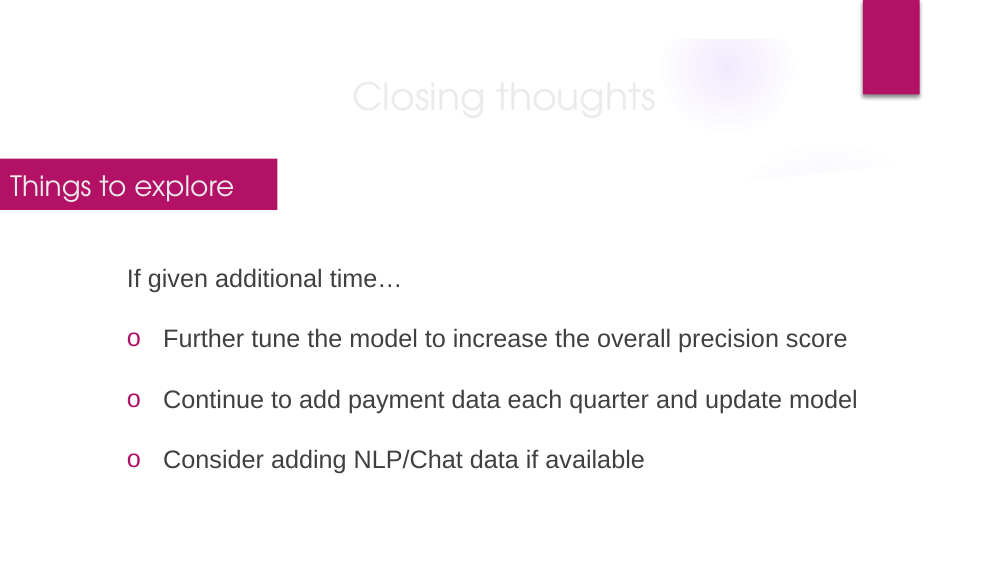
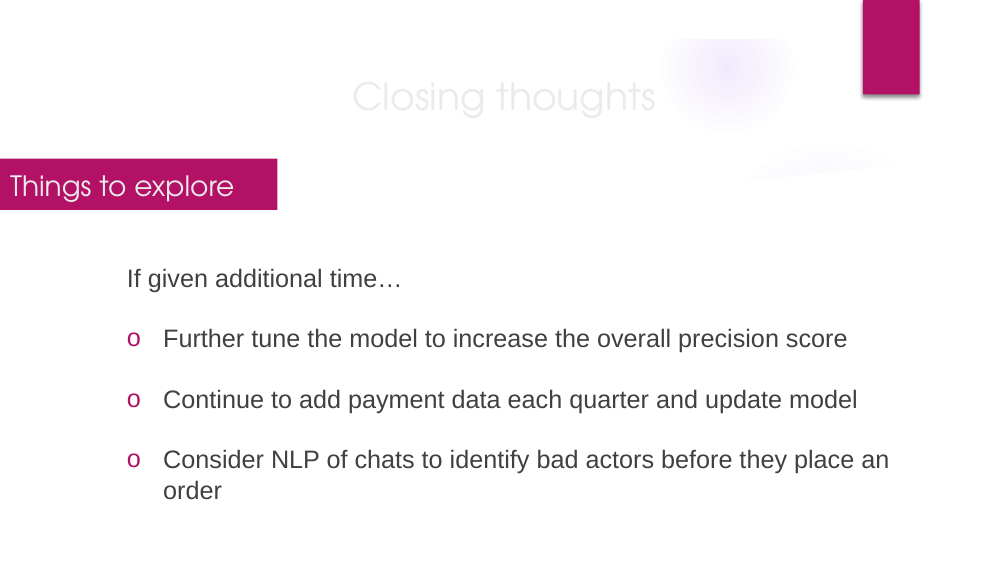
Before and after one commit to AliRampur/FlatIron-Capstone, a slide deck: slide 10 of presentation.pptx. Drawn at 1008x567 pixels with LibreOffice and Linux fonts; fonts in the diff are those of the drawing; background and template pictures are left out. Boxes give left, top, right and bottom in pixels: in the first picture for what was removed or moved away, otherwise in the second. Text is boxed around its words. In the diff, an @@ line names an element or a change of style, - is before the commit and + after.

```diff
--- a/presentation.pptx
+++ b/presentation.pptx
@@ subtitle at [163, 449, 889, 500]: text changed @@
-o Consider adding NLP/Chat data if available
+o Consider NLP of chats to identify bad actors before they place an order
```
Also in this commit, not shown: 10 other slides changed, 7 other files.
